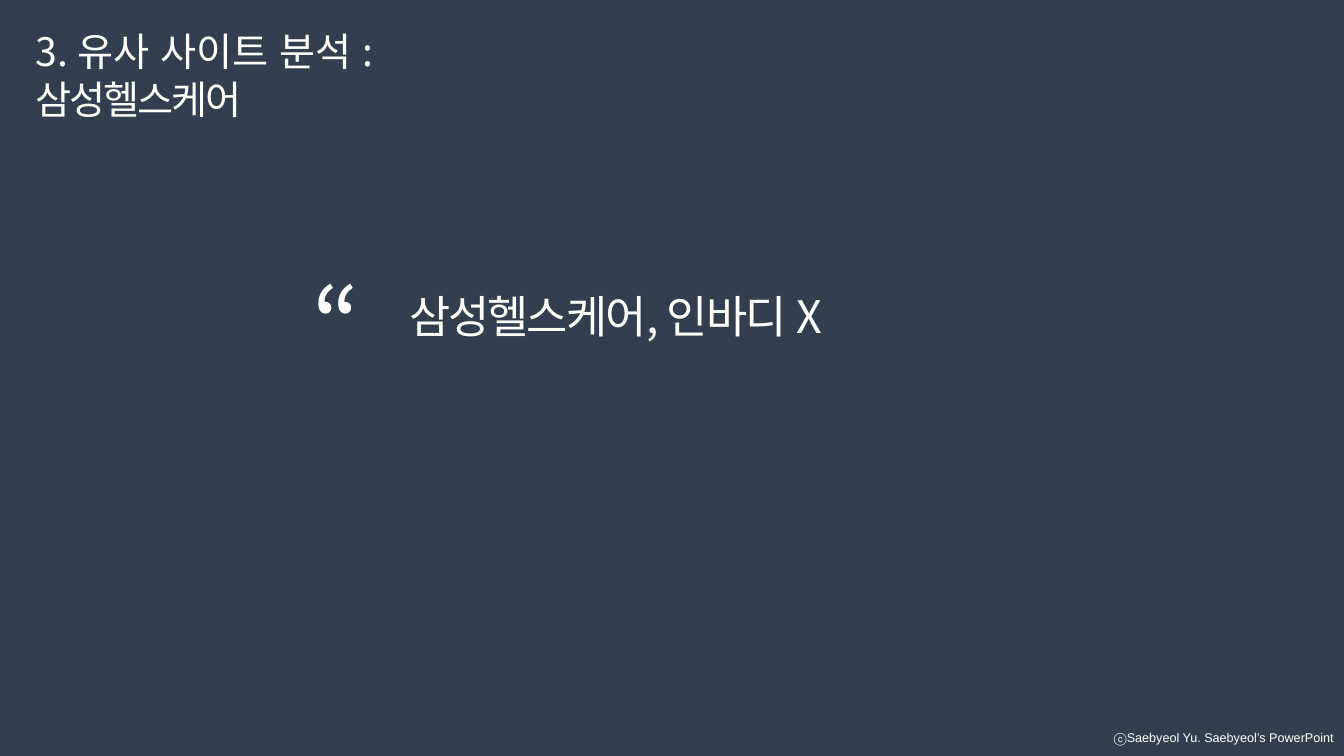
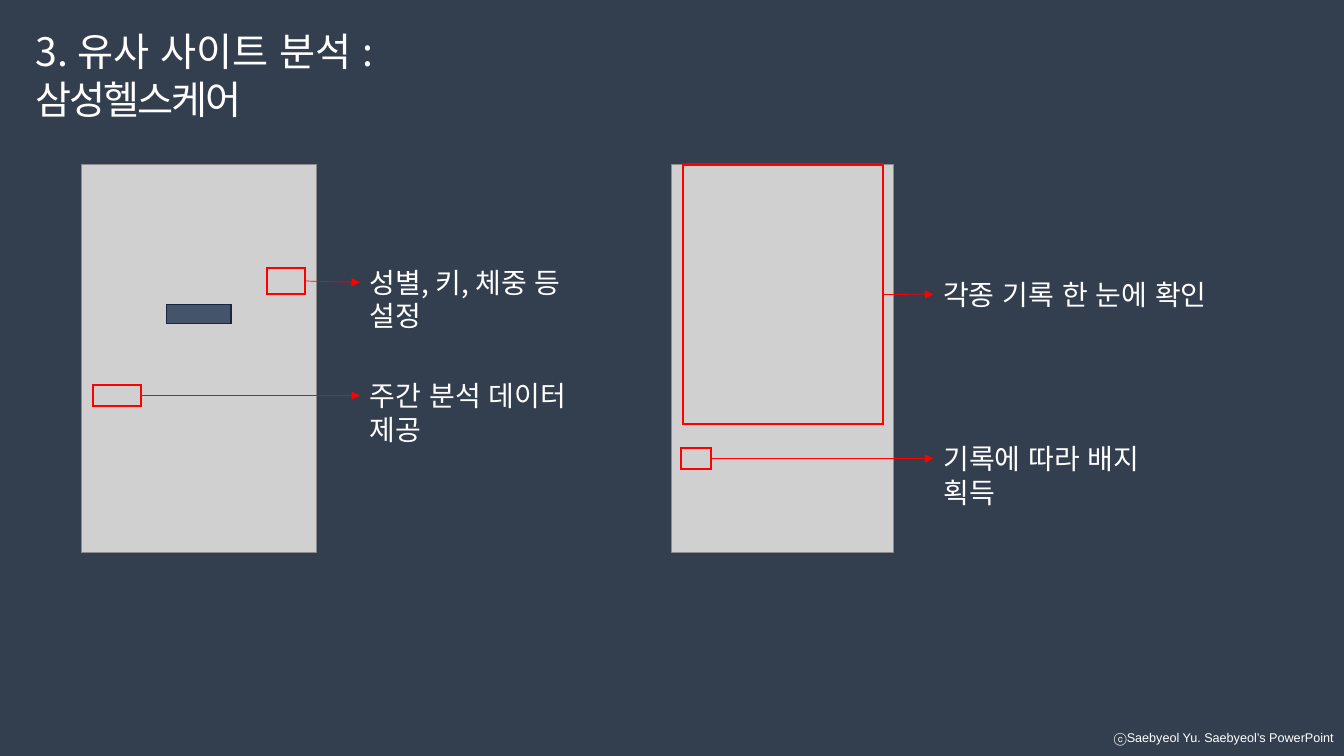
Before and after one commit to developerYHLee/University_Homework, a slide deck: slide 11 of 기말과제.pptx. Drawn at 1344x756 pixels with LibreOffice and Linux fonts; fonts in the diff are those of the drawing; grey boxes stand for pictures. Boxes give left, top, right and bottom in pixels: in the first picture for what was removed or moved away, otherwise in the second. Text is boxed around its words. In the diff, an @@ line names an element or a change of style, - is before the commit and + after.

Commit message:
유사 사이트 분석 - 삼성헬스케어
시사점 미완성

```diff
--- a/기말과제.pptx
+++ b/기말과제.pptx
@@ text removed at bbox=[302, 257, 372, 389] @@
-“
@@ text removed at bbox=[409, 296, 823, 342] @@
-삼성헬스케어, 인바디 X
@@ group added at bbox=[82, 164, 566, 554]: 3 rectangles, 2 arrows, 2 texts, 1 picture @@
+성별, 키, 체중 등 설정
+주간 분석 데이터 제공
@@ group added at bbox=[673, 164, 1207, 554]: 2 arrows, 2 rectangles, 2 texts, 1 picture @@
+각종 기록 한 눈에 확인
+기록에 따라 배지 획득
```
Also in this commit, not shown: 2 other slides changed, 1 other file.
